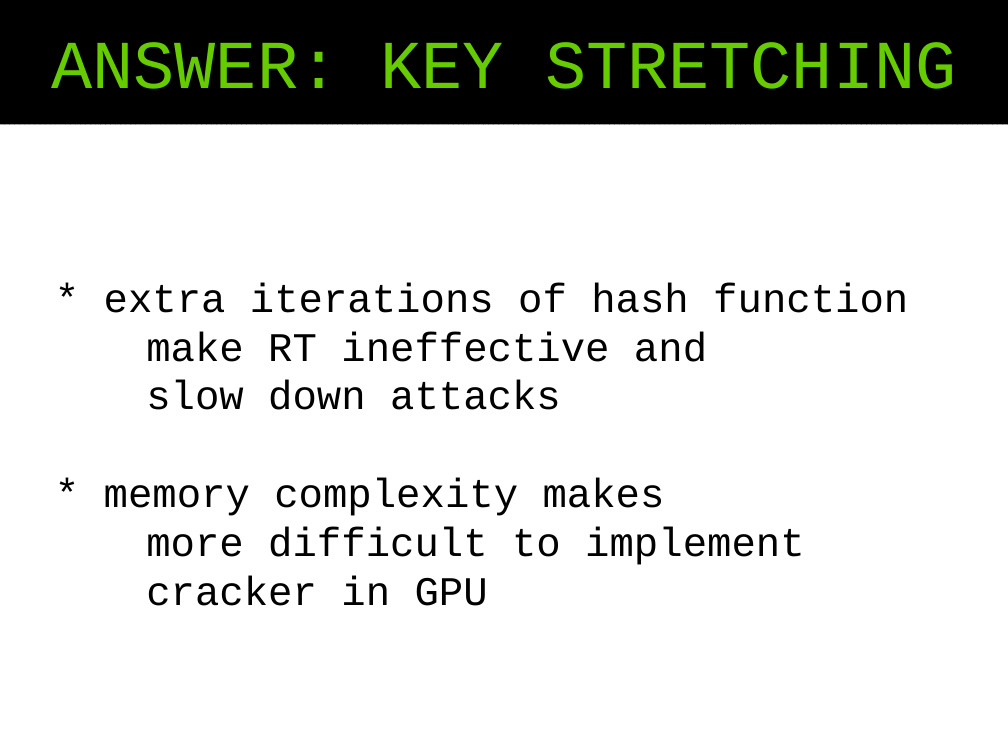
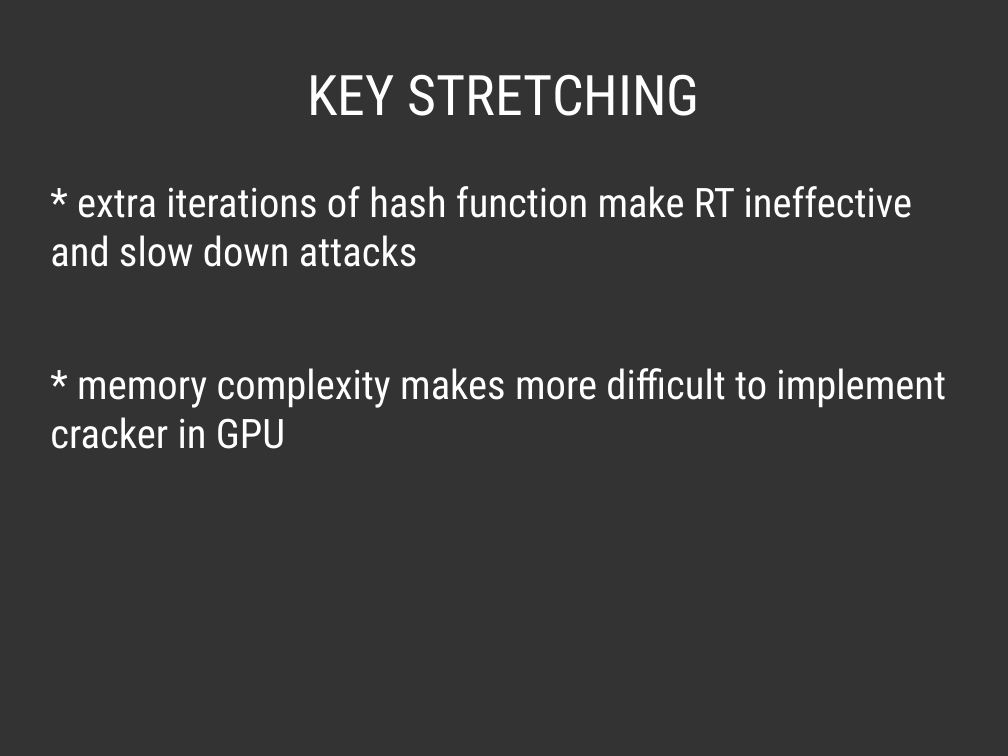
Before and after one commit to pjackowski/presentations, a slide deck: slide 16 of 04-password-security/04-password-security-slides-friday-lolz-02.odp. Drawn at 1008x756 pixels with LibreOffice and Linux fonts; fonts in the diff are those of the drawing. Boxes give left, top, right and bottom in pixels: in the first picture for what was removed or moved away, otherwise in the second. Text is boxed around its words. In the diff, an @@ line names an element or a change of style, - is before the commit and + after.

```diff
--- a/04-password-security/04-password-security-slides-friday-lolz-02.odp
+++ b/04-password-security/04-password-security-slides-friday-lolz-02.odp
@@ background #FFFFFF to #333333 @@
@@ title "KEY STRETCHING": place and size @@
-title "KEY STRETCHING" at (0,0,1008,124)
+title "KEY STRETCHING" at (307,74,700,116)
@@ title "KEY STRETCHING" at (307,74,700,116): fill pattern #000000 on #000000 to none @@
@@ title at (307,74,700,116): text changed; size 54 to 44 pt; font Courier New to Roboto Condensed; text colour #66CC00 to #FFFFFF @@
-ANSWER: KEY STRETCHING
+KEY STRETCHING
@@ text "* extra iterations of hash ..." at (50,186,946,449): vertical alignment middle to top @@
@@ text at (50,186,946,449): text changed; font Courier New to Roboto Condensed; text colour #000000 to #FFFFFF @@
-* extra iterations of hash function
-make RT ineffective and
-slow down attacks
-* memory complexity makes
-more difficult to implement
-cracker in GPU
+* extra iterations of hash function make RT ineffective and slow down attacks
+* memory complexity makes more difficult to implement cracker in GPU
```
Also in this commit, not shown: 45 other slides changed, 7 slides added, 2 slides removed, 5 other files.
